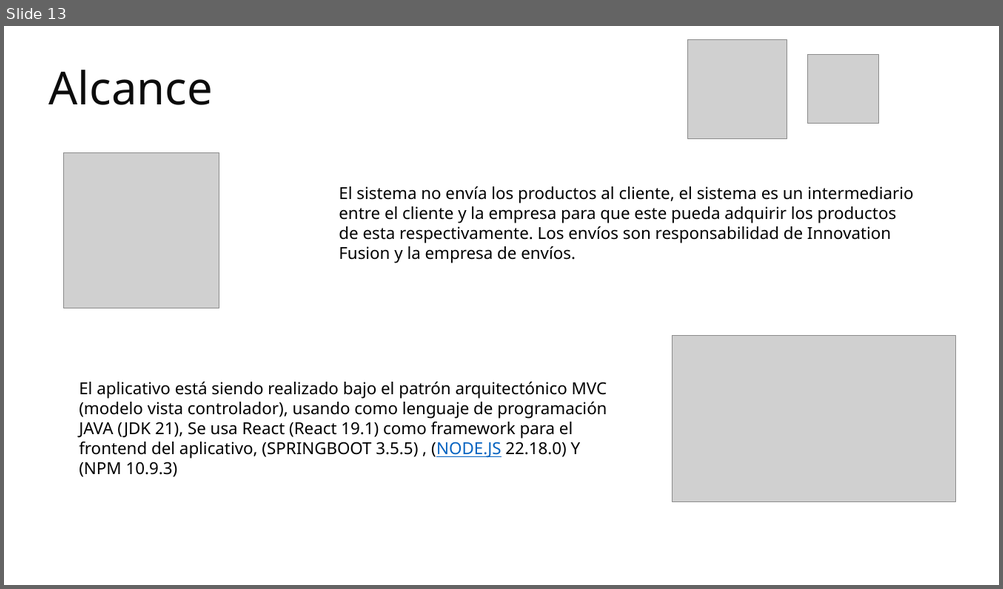
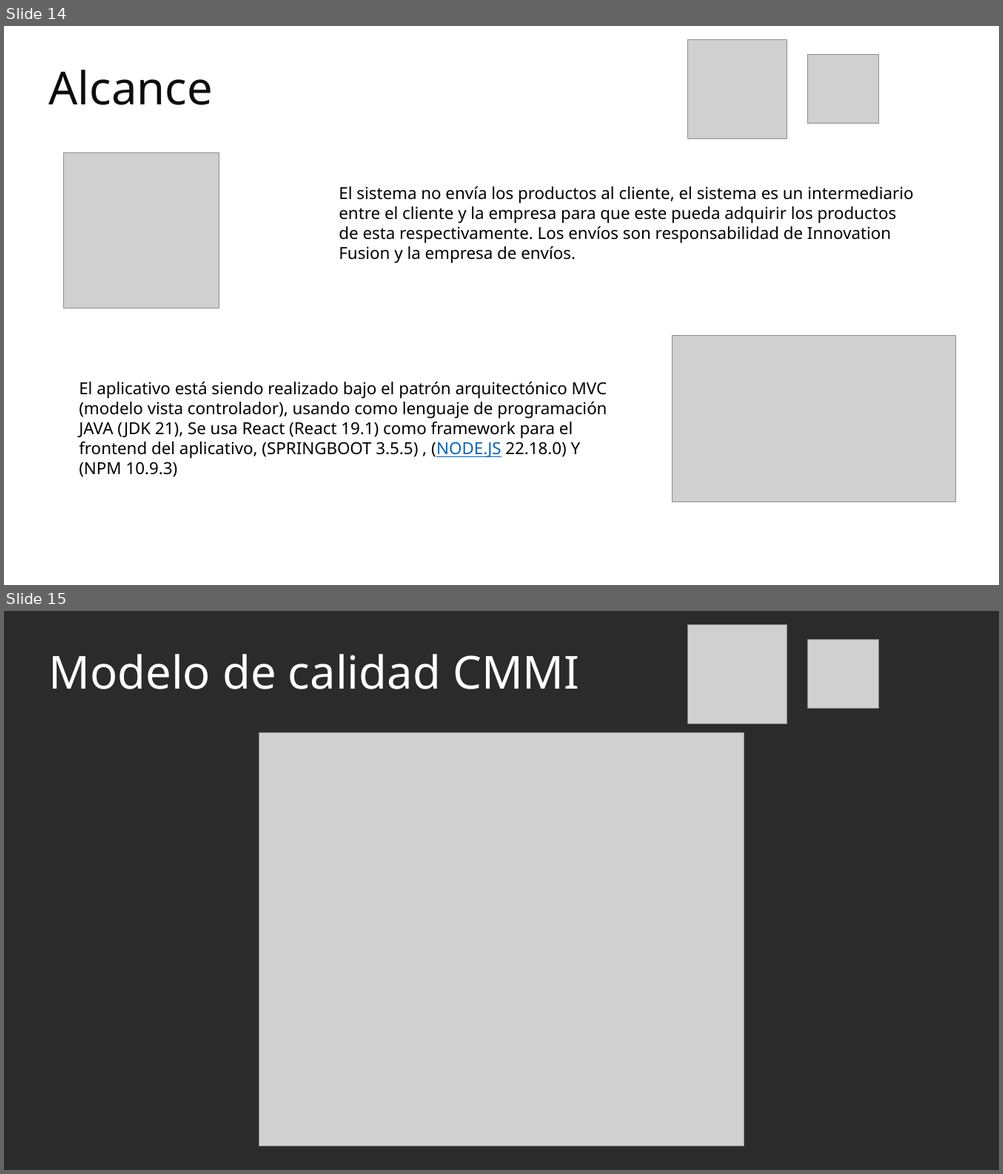
Before and after one commit to Katherin-22/zefiro, a slide deck: 01_proyecto/trim1/01_contextualizacion_proyecto/Presentación del Proyecto.pptx. Shown one above the other, each under a label of ours: slide 13 before the commit, slides 14 and 15 after it. The pictures are 1003x589 and 1003x1174 pixels, drawn with LibreOffice and Linux fonts; fonts in the diff are those of the drawing; grey boxes stand for pictures; background and template pictures are left out; a plain dark background stands for a picture behind light text. Boxes give left, top, right and bottom in pixels: in the first picture for what was removed or moved away, otherwise in the second. Text is boxed around its words. In the diff, an @@ line names an element or a change of style, - is before the commit and + after.

```diff
--- a/01_proyecto/trim1/01_contextualizacion_proyecto/Presentación del Proyecto.pptx
+++ b/01_proyecto/trim1/01_contextualizacion_proyecto/Presentación del Proyecto.pptx
@@ slide 15 added at [4, 611, 999, 1170], background picture (left out) @@
@@ picture added at [688, 624, 787, 723] @@
@@ title added at [48, 654, 580, 689], 44 pt, text #FFFFFF @@
+Modelo de calidad CMMI
@@ picture added at [808, 639, 879, 708] @@
@@ picture added at [259, 732, 744, 1147] @@
@@ what was slide 13 is now slide 14 @@
```
Also in this commit, not shown: 4 slides changed, 8 other slides added.
